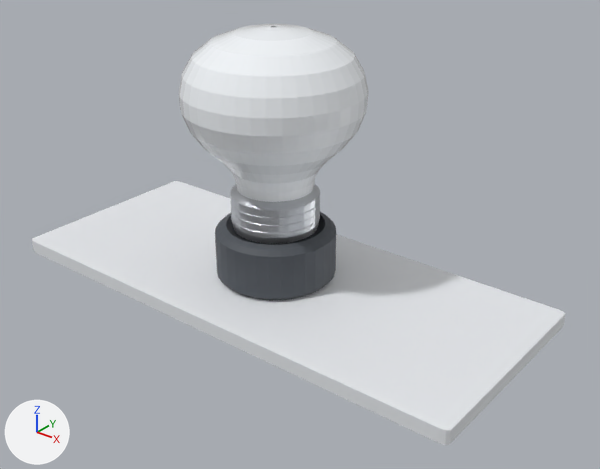
Before and after pictures for a commit that changed the glTF model public/assets/models/bulb.glb.
One viewpoint serves both versions: a 50 mm lens placed at (1.533, -1.794, 1.324), pointed at (0.117, -0.024, 0.226). The axes (+X, +Y, +Z) are drawn at lower left. The lights are the same throughout. The picture after the commit comes second. Vertices at exactly the same position are counted once.

The first picture shows 'base', 'cup', 'globe', 'socket' and 4 more.
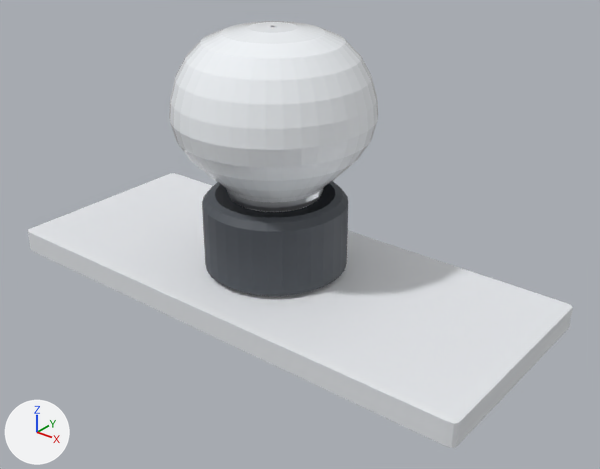
Boxes [x1, y1, x2, y2] around the edits, measured in the pictures (600 x 469 px):
'base', moved, rescaled
    before: [32, 181, 565, 445]
    after: [28, 173, 573, 448]
'globe', reshaped (11% wider, 7% taller)
    before: [179, 24, 368, 202]
    after: [169, 21, 378, 212]
'socket', reshaped (20% wider, 30% taller)
    before: [215, 212, 336, 300]
    after: [202, 181, 348, 296]
'cup', reshaped
    before: [231, 184, 319, 244]
    after: [227, 190, 323, 211]

The change, as a list of edits to the scene's bpy script:
```text
Change me_socket:
    used by ob_socket; location = (0.0, 0.0, 0.0)
    remove me_socket.from_pydata(...)  # 160 vertices, 256 faces; spans x -0.19..0.19, y -0.19..0.19, z 0.045..0.222
    add me_socket.from_pydata(...)  # 160 vertices, 256 faces; spans x -0.225..0.225, y -0.225..0.225, z 0.075..0.325
    me_socket part 1: 160 of 160 vertices moved; they spanned x -0.19..0.19, y -0.19..0.19, z 0.045..0.222 and now span x -0.225..0.225, y -0.225..0.225, z 0.075..0.325; mean shift (0.0, 0.0, 0.074)
Change me_cup:
    used by ob_cup; location = (0.0, 0.0, 0.0)
    remove me_cup.from_pydata(...)  # 128 vertices, 192 faces; spans x -0.136..0.136, y -0.136..0.136, z 0.215..0.345
    add me_cup.from_pydata(...)  # 128 vertices, 192 faces; spans x -0.148..0.148, y -0.148..0.148, z 0.325..0.45
    me_cup part 2: 128 of 128 vertices moved; they spanned x -0.136..0.136, y -0.136..0.136, z 0.215..0.345 and now span x -0.148..0.148, y -0.148..0.148, z 0.325..0.45; mean shift (0.0, 0.0, 0.107)
Change me_globe:
    used by ob_globe; location = (0.0, 0.0, 0.0)
    remove me_globe.from_pydata(...)  # 560 vertices, 1040 faces; spans x -0.274..0.274, y -0.274..0.274, z 0.345..0.829
    add me_globe.from_pydata(...)  # 560 vertices, 1040 faces; spans x -0.305..0.305, y -0.305..0.305, z 0.32..0.83
    me_globe part 3: 560 of 560 vertices moved; they spanned x -0.274..0.274, y -0.274..0.274, z 0.345..0.829 and now span x -0.305..0.305, y -0.305..0.305, z 0.32..0.83; mean shift (0.0, 0.0, -0.016)
Change ob_base:
    ob_base.location: (0.0, 0.0, 0.022) -> (0.0, 0.0, 0.037)
    ob_base.scale: (1.65, 0.7, 0.045) -> (1.69, 0.7, 0.075)
```
